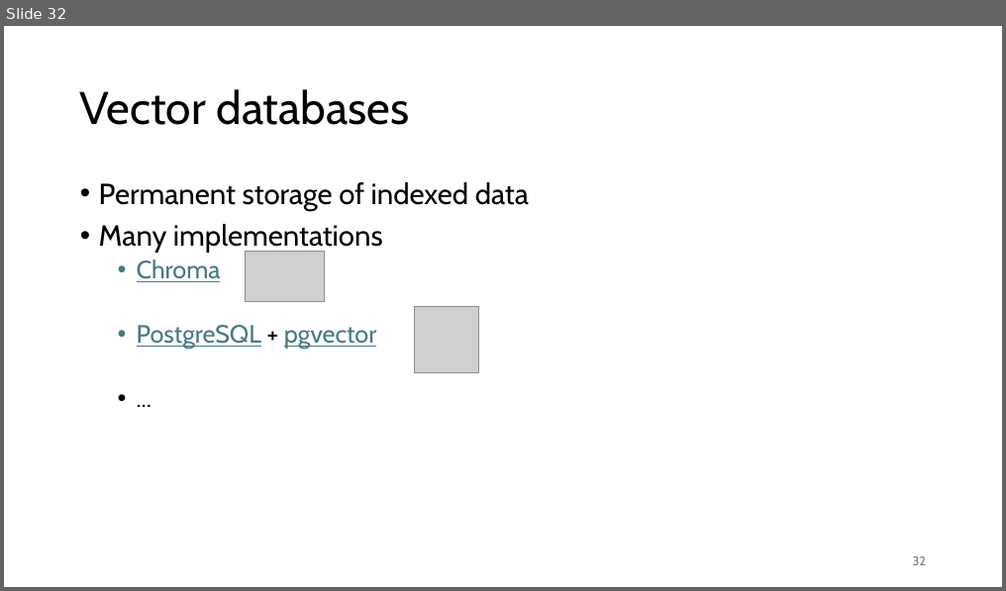
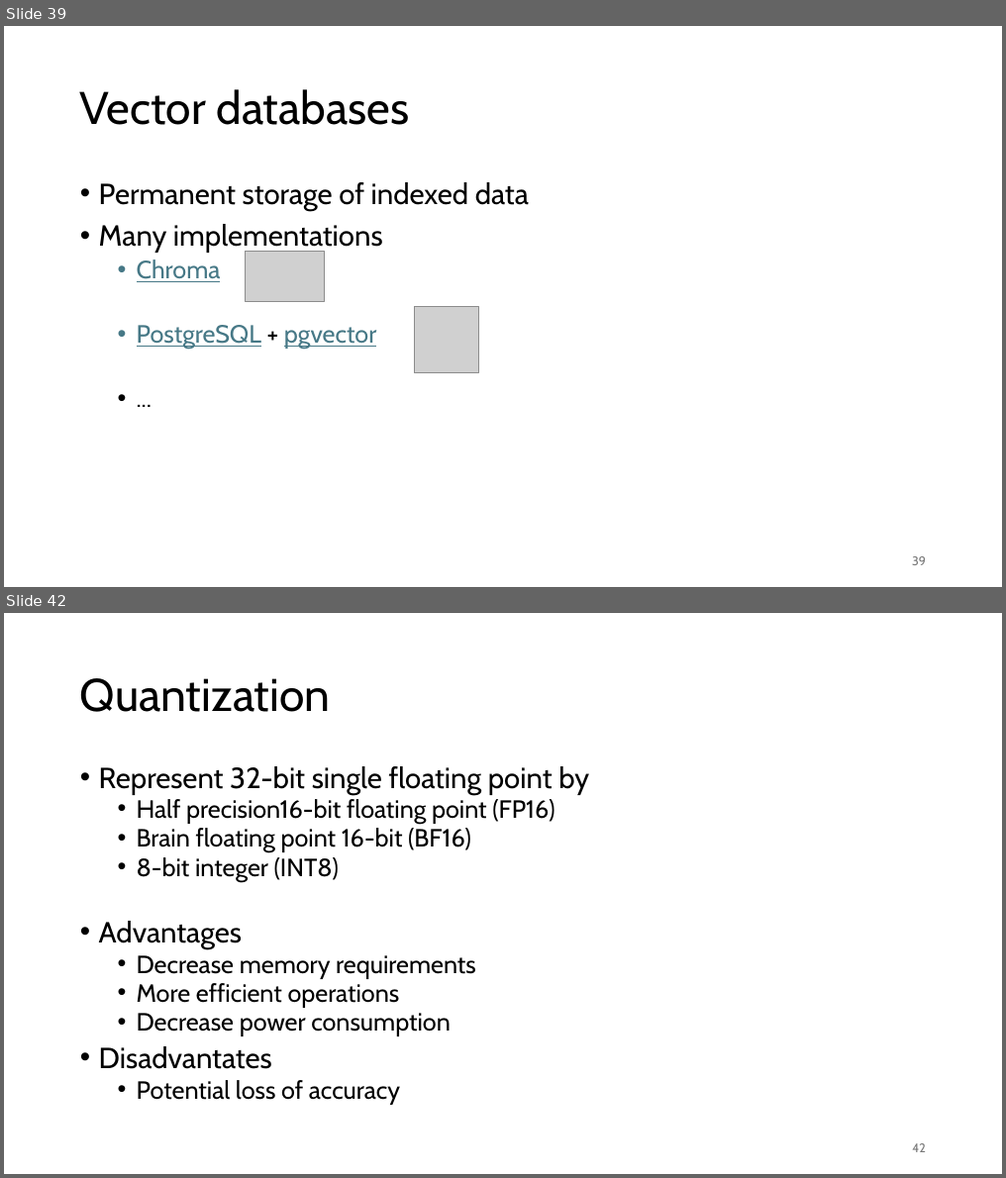
Before and after one commit to gjbex/Deploying-LLMs-locally, a slide deck: local_LLMs.pptx. Shown one above the other, each under a label of ours: slide 32 before the commit, slides 39 and 42 after it; the slides between them are not shown. The pictures are 1006x591 and 1006x1178 pixels, drawn with LibreOffice and Linux fonts; fonts in the diff are those of the drawing; grey boxes stand for pictures. Boxes give left, top, right and bottom in pixels: in the first picture for what was removed or moved away, otherwise in the second. Text is boxed around its words. In the diff, an @@ line names an element or a change of style, - is before the commit and + after.

Commit message:
Add slides on floating point representations

```diff
--- a/local_LLMs.pptx
+++ b/local_LLMs.pptx
@@ slide 42 added at bbox=[4, 613, 1002, 1174], background #FFFFFF @@
@@ title added at bbox=[80, 678, 330, 712], 44 pt, text #000000 @@
+Quantization
@@ text added at bbox=[99, 766, 589, 1105], 24 pt, text #000000 @@
+• Represent 32-bit single floating point by
+  • Half precision16-bit floating point (FP16)
+  • Brain floating point 16-bit (BF16)
+  • 8-bit integer (INT8)
+• Advantages
+  • Decrease memory requirements
+  • More efficient operations
+  • Decrease power consumption
+• Disadvantates
+  • Potential loss of accuracy
@@ page number added at bbox=[912, 1144, 926, 1153], 12 pt, text #797979 @@
+42
@@ what was slide 32 is now slide 39 @@
@@ page number at bbox=[912, 557, 926, 566]: text changed @@
-32
+39
```
Also in this commit, not shown: 5 slides changed, 12 other slides added.
